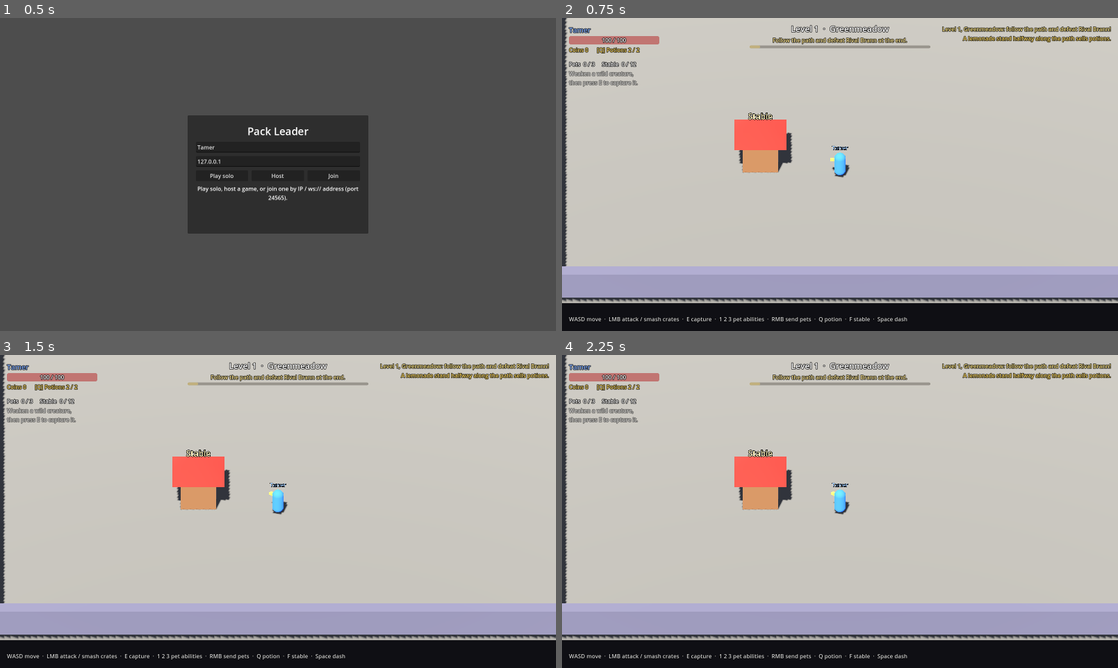
Above: before the commit, frames 1-4 (two rows, left to right).
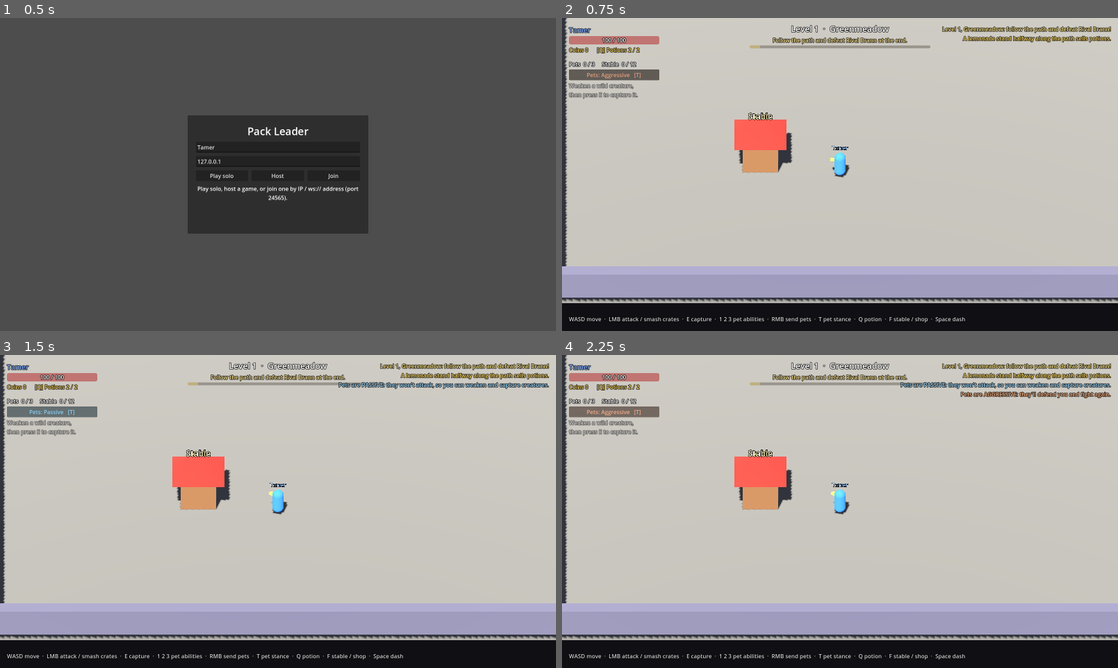
Above: after the commit, the same moments.

Repository: stealer999-design/Pack-Leader
Game: Godot game, scene res://scenes/main.tscn
Same seed, same stepped clock (60 frames per second), same inputs: the game is played once before the commit and once after it.
Inputs (mouse positions are in pixels of both pictures, inside the frame that each line leads up to):
- Up to frame 1 (0.5 s): no input
- Up to frame 2 (0.75 s): click "Play solo" at 0.5 s
- Up to frame 3 (1.5 s): click (50, 411) at 1.25 s, where only the run after the commit has a clickable "Pets: Aggressive [T]"
- Up to frame 4 (2.25 s): click (612, 411) at 2 s, where only the run after the commit has a clickable "Pets: Passive [T]"

Frame 1 is identical in both runs. In frame 2, 1.1% of the frame differs, in the area x 1-73%, y 16-98%; in frame 3, 1.7%; in frame 4, 2.1%, in the area x 1-99%, y 8-98%.

Commit message:
Add a passive pet stance for capturing
A HUD button (or T) toggles each player's pets between Aggressive and
Passive. Passive pets drop their targets, never attack or retaliate and
just follow their tamer, so a creature can be weakened by hand and
captured instead of killed. Manually triggered abilities still work, and
sending pets at a target is refused with a reminder while passive.

Co-Authored-By: Claude Opus 5.5 <noreply@anthropic.com>
Claude-Session: https://claude.ai/code/session_01SHXn7uzAhXhqkDiK48VPSa

Diff:
--- a/project.godot
+++ b/project.godot
@@ -83,6 +83,11 @@
 "events": [Object(InputEventKey,"resource_local_to_scene":false,"resource_name":"","device":-1,"window_id":0,"alt_press …(190 unchanged characters)…
 ]
 }
+pet_stance={
+"deadzone": 0.5,
+"events": [Object(InputEventKey,"resource_local_to_scene":false,"resource_name":"","device":-1,"window_id":0,"alt_pressed":false,"shift_pressed":false,"ctrl_pressed":false,"meta_pressed":false,"pressed":false,"keycode":0,"physical_keycode":84,"key_label":0,"unicode":0,"location":0,"echo":false,"script":null)
+]
+}
 
 [autoload]
 
--- a/scenes/hud.tscn
+++ b/scenes/hud.tscn
@@ -67,6 +67,14 @@
 layout_mode = 2
 text = "Pets  0 / 3"
 
+[node name="StanceButton" type="Button" parent="Stats"]
+unique_name_in_owner = true
+custom_minimum_size = Vector2(260, 30)
+layout_mode = 2
+focus_mode = 0
+tooltip_text = "Passive pets follow you but never attack, so you can weaken a creature yourself and capture it."
+text = "Pets: Aggressive   [T]"
+
 [node name="PartyList" type="VBoxContainer" parent="Stats"]
 unique_name_in_owner = true
 layout_mode = 2
@@ -144,7 +152,7 @@
 offset_bottom = -20.0
 grow_vertical = 0
 modulate = Color(1, 1, 1, 0.8)
-text = "WASD move  ·  LMB attack / smash crates  ·  E capture  ·  1 2 3 pet abilities  ·  RMB send pets  ·  Q potion  ·  F stable  ·  Space dash"
+text = "WASD move  ·  LMB attack / smash crates  ·  E capture  ·  1 2 3 pet abilities  ·  RMB send pets  ·  T pet stance  ·  Q potion  ·  F stable / shop  ·  Space dash"
 
 [node name="DownedLabel" type="Label" parent="."]
 unique_name_in_owner = true
--- a/scenes/player.tscn
+++ b/scenes/player.tscn
@@ -45,6 +45,9 @@
 properties/4/path = NodePath(".:potions")
 properties/4/spawn = true
 properties/4/replication_mode = 2
+properties/5/path = NodePath(".:pets_passive")
+properties/5/spawn = true
+properties/5/replication_mode = 2
 
 [node name="Player" type="CharacterBody3D"]
 collision_layer = 2
--- a/scripts/creature.gd
+++ b/scripts/creature.gd
@@ -344,6 +344,13 @@
 
 	if not _pending_cast.is_empty():
 		return _tick_pending_cast(delta)
+
+	# Passive stance: never attack (so the owner can weaken a creature and capture
+	# it), just stay close. Abilities the owner triggers still go through above.
+	if master_player is Player and master_player.pets_passive:
+		target = null
+		focus = null
+		return _steer_to(master_player.global_position + _follow_offset(), species.move_speed * 1.3)
 
 	if focus and not _is_valid_target(focus):
 		focus = null
--- a/scripts/hud.gd
+++ b/scripts/hud.gd
@@ -27,6 +27,7 @@
 @onready var stable_title: Label = %StableTitle
 @onready var stable_list: VBoxContainer = %StableList
 @onready var coins_label: Label = %CoinsLabel
+@onready var stance_button: Button = %StanceButton
 @onready var shop_panel: Control = %ShopPanel
 @onready var shop_info: Label = %ShopInfo
 @onready var buy_button: Button = %BuyButton
@@ -37,6 +38,7 @@
 
 func _ready() -> void:
 	buy_button.pressed.connect(func() -> void: _player.request_buy_potion.rpc_id(1))
+	stance_button.pressed.connect(func() -> void: _player.request_toggle_stance.rpc_id(1))
 
 
 func bind(player: Player) -> void:
@@ -65,6 +67,7 @@
 	_update_hover()
 	_update_objective()
 	_update_coins()
+	_update_stance()
 	_party_refresh -= delta
 	if _party_refresh <= 0.0:
 		_party_refresh = 0.2
@@ -229,6 +232,21 @@
 	health_label.text = "%d / %d" % [ceili(maxf(current, 0.0)), roundi(maximum)]
 
 
+## True while the mouse is over a HUD button, so clicking it doesn't also swing.
+func is_mouse_over_buttons() -> bool:
+	var mouse := stance_button.get_viewport().get_mouse_position()
+	return stance_button.is_visible_in_tree() and stance_button.get_global_rect().has_point(mouse)
+
+
+func _update_stance() -> void:
+	if _player.pets_passive:
+		stance_button.text = "Pets: Passive   [T]"
+		stance_button.self_modulate = Color(0.55, 0.85, 1.0)
+	else:
+		stance_button.text = "Pets: Aggressive   [T]"
+		stance_button.self_modulate = Color(1.0, 0.7, 0.55)
+
+
 func _update_coins() -> void:
 	var potions := "%d / %d" % [_player.potions, Player.MAX_POTIONS]
 	if _player.potion_cooldown_left() > 0.0:
--- a/scripts/player.gd
+++ b/scripts/player.gd
@@ -51,6 +51,8 @@
 # Replicated from the server.
 var coins := 0
 var potions := MAX_POTIONS
+## Pet stance. Passive pets follow but never attack, so creatures survive to be captured.
+var pets_passive := false
 var downed := false:
 	set(v):
 		downed = v
@@ -164,7 +166,10 @@
 	if world.hud.is_window_open():
 		return  # mouse is busy with the stable or shop window
 
-	if Input.is_action_pressed("attack") and _attack_timer <= 0.0:
+	if Input.is_action_just_pressed("pet_stance"):
+		request_toggle_stance.rpc_id(1)
+
+	if Input.is_action_pressed("attack") and _attack_timer <= 0.0 and not world.hud.is_mouse_over_buttons():
 		_attack_timer = attack_cooldown
 		_play_swing_fx()
 		request_attack.rpc_id(1, _aim_dir)
@@ -312,6 +317,10 @@
 func request_command(creature_name: String) -> void:
 	if not _sent_by_owner():
 		return
+	if pets_passive and creature_name != "":
+		world.tell(peer_id, "Your pets are passive. Press T (or the stance button) to let them fight.",
+				Color(1, 0.8, 0.5))
+		return
 	var focus: Node3D = null
 	if creature_name == RIVAL_COMMAND:
 		focus = world.get_rival()
@@ -321,6 +330,20 @@
 		focus = null
 	for pet in world.get_pets(peer_id):
 		pet.set_focus(focus)
+
+
+@rpc("any_peer", "call_local", "reliable")
+func request_toggle_stance() -> void:
+	if not _sent_by_owner():
+		return
+	pets_passive = not pets_passive
+	for pet in world.get_pets(peer_id):
+		pet.set_focus(null)
+	if pets_passive:
+		world.tell(peer_id, "Pets are PASSIVE: they won't attack, so you can weaken and capture creatures.",
+				Color(0.6, 0.85, 1.0))
+	else:
+		world.tell(peer_id, "Pets are AGGRESSIVE: they'll defend you and fight again.", Color(1, 0.7, 0.5))
 
 
 ## Ask the pet in party `slot` to use its ability at `point` (or on `target_name`).
